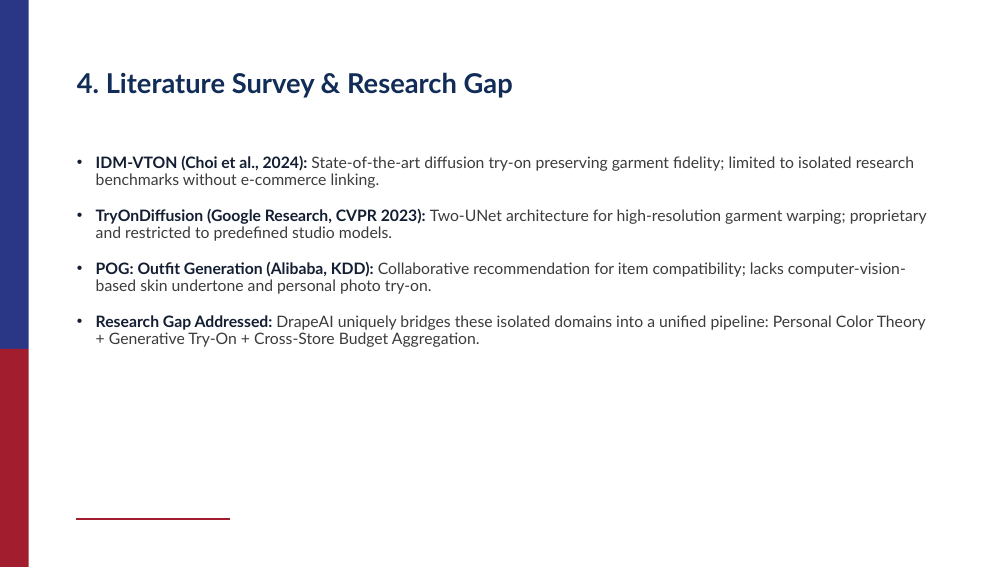
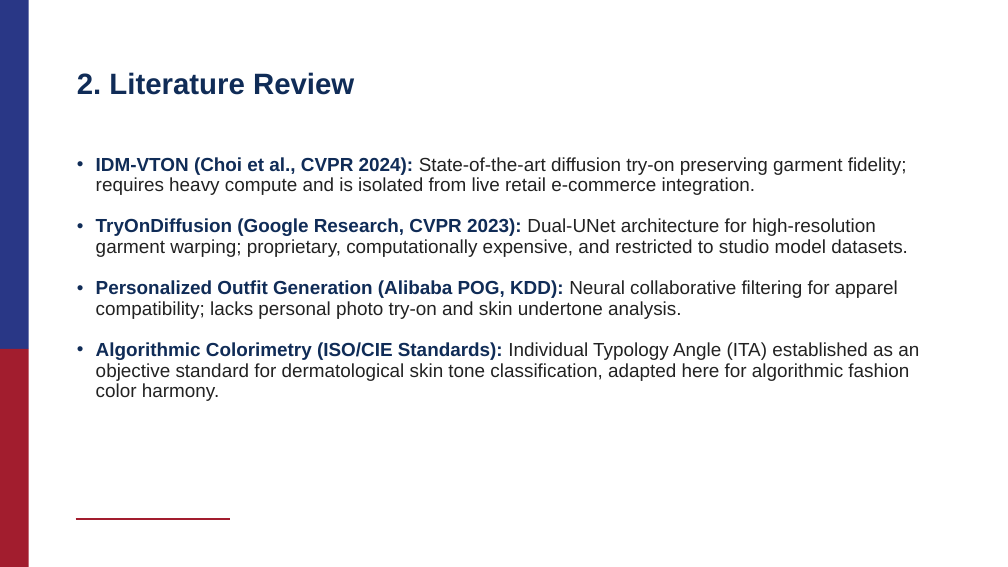
Before and after one commit to Milee-Goyal/DrapeAI, a slide deck: slide 4 of docs/DrapeAI_Synopsis_Presentation.pptx (slide 6 before the commit). Drawn at 1008x567 pixels with LibreOffice and Linux fonts; fonts in the diff are those of the drawing; background and template pictures are left out. Boxes give left, top, right and bottom in pixels: in the first picture for what was removed or moved away, otherwise in the second. Text is boxed around its words. In the diff, an @@ line names an element or a change of style, - is before the commit and + after.

Commit message:
Add college-template presentation based on required outline (Introduction, Literature Review, Research Gap, Objectives, Methodology, Results, Conclusion, Future Scope)

```diff
--- a/docs/DrapeAI_Synopsis_Presentation.pptx
+++ b/docs/DrapeAI_Synopsis_Presentation.pptx
@@ title at [77,72,354,95]: text changed; size 26 to 28 pt; font Lato to Arial @@
-4. Literature Survey & Research Gap
+2. Literature Review
@@ text at [96,157,919,401]: text changed; size 15 to 18 pt; font Lato to Arial; text colour #3C3C3C to #222222 @@
-• IDM-VTON (Choi et al., 2024): State-of-the-art diffusion try-on preserving garment fidelity; limited to isolated research benchmarks without e-commerce linking.
-• TryOnDiffusion (Google Research, CVPR 2023): Two-UNet architecture for high-resolution garment warping; proprietary and restricted to predefined studio models.
-• POG: Outfit Generation (Alibaba, KDD): Collaborative recommendation for item compatibility; lacks computer-vision-based skin undertone and personal photo try-on.
-• Research Gap Addressed: DrapeAI uniquely bridges these isolated domains into a unified pipeline: Personal Color Theory + Generative Try-On + Cross-Store Budget Aggregation.
+• IDM-VTON (Choi et al., CVPR 2024): State-of-the-art diffusion try-on preserving garment fidelity; requires heavy compute and is isolated from live retail e-commerce integration.
+• TryOnDiffusion (Google Research, CVPR 2023): Dual-UNet architecture for high-resolution garment warping; proprietary, computationally expensive, and restricted to studio model datasets.
+• Personalized Outfit Generation (Alibaba POG, KDD): Neural collaborative filtering for apparel compatibility; lacks personal photo try-on and skin undertone analysis.
+• Algorithmic Colorimetry (ISO/CIE Standards): Individual Typology Angle (ITA) established as an objective standard for dermatological skin tone classification, adapted here for algorithmic fashion color harmony.
```
Also in this commit, not shown: 6 other slides changed, 6 slides added, 8 slides removed, 2 other files.
